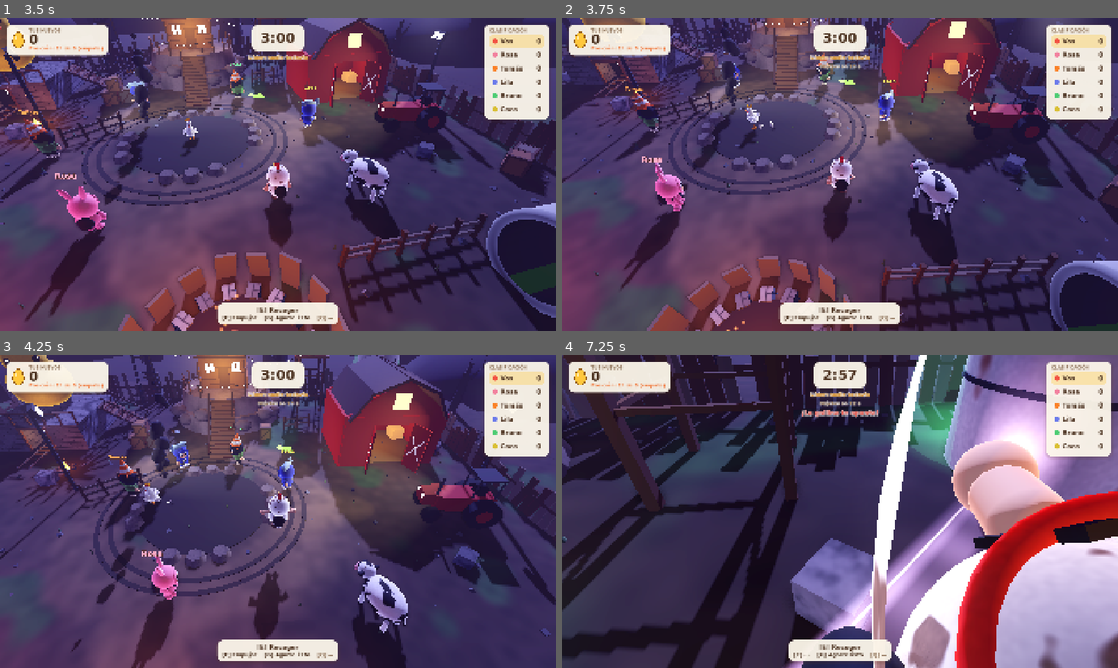
Above: before the commit, frames 1-4 (two rows, left to right).
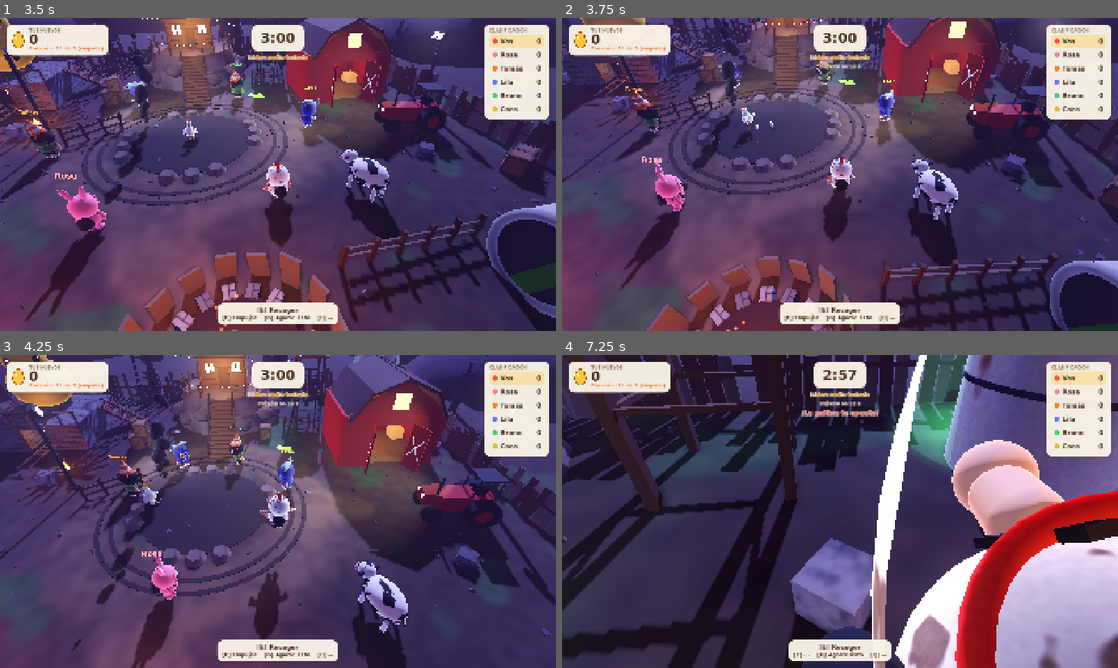
Above: after the commit, the same moments.

Repository: j3go/juegoGallinaDeOro
Game: Godot game, scene res://scenes/main.tscn
Same seed, same stepped clock (60 frames per second), same inputs: the game is played once before the commit and once after it.
Inputs (mouse positions are in pixels of both pictures, inside the frame that each line leads up to):
- Up to frame 1 (3.5 s): click "¡JUGAR!" at 0.5 s; move the mouse to (305, 174) at 1.27 s; hold W (move_forward) from 1.28 s (still down); tap G (grab) at 1.35 s; tap Space (jump) at 1.52, 1.82, 2.27, 2.57 s; move the mouse to (250, 174) at 2.02 s; tap E (pickup) at 2.1 s; move the mouse to (289, 168) at 2.77 s; tap F (push) at 2.85 s
- Up to frame 2 (3.75 s): keep holding W (move_forward); move the mouse to (834, 180) at 3.52 s; tap Shift (sprint) at 3.6 s
- Up to frame 3 (4.25 s): keep holding W (move_forward); tap Space (jump) at 3.77, 4.07 s
- Up to frame 4 (7.25 s): move the mouse to (878, 514) at 4.27 s; tap Q (use_item) at 4.35 s; tap Space (jump) at 4.52, 4.82, 5.27, 5.57, 6.77, 7.07 s; move the mouse to (795, 508) at 5.02 s; tap G (grab) at 5.1 s; move the mouse to (845, 511) at 5.77 s; tap E (pickup) at 5.85 s; move the mouse to (817, 505) at 6.52 s; release W (move_forward) at 6.53 s; hold D (move_right) from 6.53 s (still down); tap F (push) at 6.6 s

Frame 1 is identical in both runs. In frame 2, 0.3% of the frame differs, in the area x 30-37%, y 27-42%; in frame 3, 0.1%; in frame 4, 8.8%, in the area x 39-95%, y 0-100%.

Commit message:
cambio velocidades de disparo y movimiento de la gallina

Diff:
--- a/assets/config/default_config.tres
+++ b/assets/config/default_config.tres
@@ -1,6 +1,13 @@
-[gd_resource type="Resource" script_class="GameConfig" format=3]
+[gd_resource type="Resource" script_class="GameConfig" format=3 uid="uid://racanmuiqlrc"]
 
-[ext_resource type="Script" path="res://scripts/resources/game_config.gd" id="1"]
+[ext_resource type="Script" uid="uid://bc1n7dlvqbr3s" path="res://scripts/resources/game_config.gd" id="1"]
 
 [resource]
 script = ExtResource("1")
+attack_interval_min = 0.6
+attack_interval_max = 0.8
+aim_time = 0.6
+roam_walk_speed_min = 3.0
+roam_walk_speed_max = 4.0
+roam_crazy_speed_min = 6.0
+roam_crazy_speed_max = 10.0
--- a/scenes/characters/chicken.tscn
+++ b/scenes/characters/chicken.tscn
@@ -1,29 +1,27 @@
-[gd_scene format=3]
+[gd_scene format=3 uid="uid://81dcojj1mt1"]
 
-[ext_resource type="Script" path="res://scripts/chicken_ai.gd" id="1"]
-[ext_resource type="Script" path="res://scripts/visual/king_chicken_model.gd" id="2"]
-[ext_resource type="Resource" path="res://assets/config/default_config.tres" id="3"]
+[ext_resource type="Script" uid="uid://c5tctseg7uox3" path="res://scripts/chicken_ai.gd" id="1"]
+[ext_resource type="Script" uid="uid://bjpstcvjj1uqt" path="res://scripts/visual/king_chicken_model.gd" id="2"]
+[ext_resource type="Resource" uid="uid://racanmuiqlrc" path="res://assets/config/default_config.tres" id="3"]
 
 [sub_resource type="CapsuleShape3D" id="body"]
 radius = 0.38
 height = 1.0
 
-[node name="Chicken" type="CharacterBody3D"]
+[node name="Chicken" type="CharacterBody3D" unique_id=1962347373]
 collision_layer = 8
-collision_mask = 1
 floor_snap_length = 0.3
 script = ExtResource("1")
 config = ExtResource("3")
 
-[node name="CollisionShape3D" type="CollisionShape3D" parent="."]
+[node name="CollisionShape3D" type="CollisionShape3D" parent="." unique_id=21764262]
 transform = Transform3D(1, 0, 0, 0, 1, 0, 0, 0, 1, 0, 0.5, 0)
 shape = SubResource("body")
 
-[node name="Model" type="Node3D" parent="."]
+[node name="Model" type="Node3D" parent="." unique_id=1580855847]
 script = ExtResource("2")
 
-[node name="NavigationAgent3D" type="NavigationAgent3D" parent="."]
+[node name="NavigationAgent3D" type="NavigationAgent3D" parent="." unique_id=222569815]
 path_desired_distance = 0.6
 target_desired_distance = 0.6
 radius = 0.4
-height = 1.0
